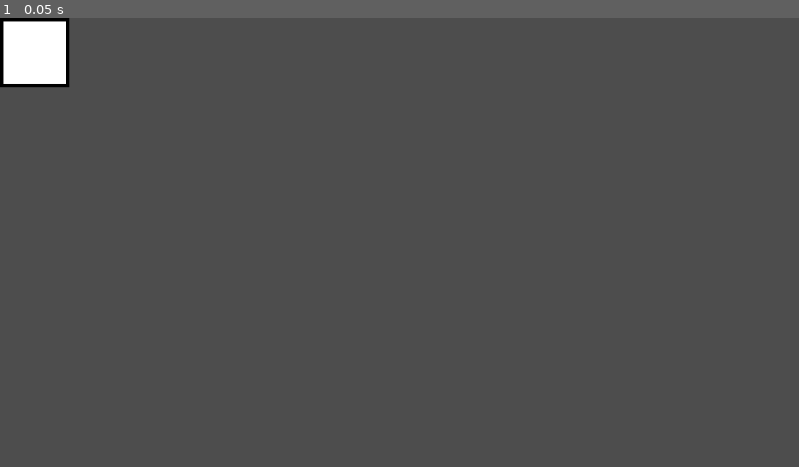
Above: before the commit, frame 1.
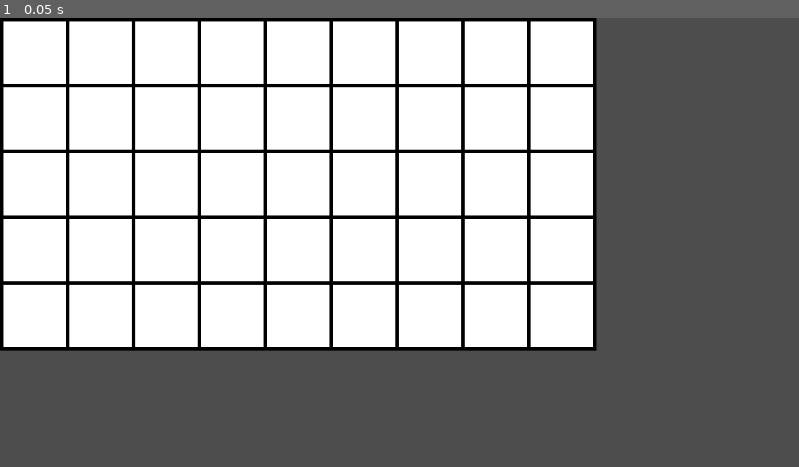
Above: after the commit, the same moment.

Repository: AI-Sturdy-Group/seudo-tetris
Game: Godot game, scene res://Scenes/board.tscn
Same seed, same stepped clock (60 frames per second), same inputs: the game is played once before the commit and once after it. Before the commit the project starts from res://Scenes/cell.tscn.
Inputs:
- Up to frame 1 (0.05 s): no input

The runs differ from the first frame. In frame 1, 54% of the frame differs, in the area x 0-75%, y 0-75%.

Commit message:
Add 9x5 2d grid

Diff:
--- a/Scenes/board.gd
+++ b/Scenes/board.gd
@@ -3,6 +3,19 @@
 
 # Called when the node enters the scene tree for the first time.
 func _ready():
+	for j in range(5):
+		for i in range(9):
+			var cellScene = preload("res://Scenes/cell.tscn")
+			var cell_instance = cellScene.instantiate()
+			var cloneNode = cell_instance as Node2D
+			var new_node_x_position = 95*i
+			var new_node_y_position = 95*j
+			cloneNode.position.x = new_node_x_position
+			cloneNode.position.y = new_node_y_position
+			add_child(cloneNode)
+	print('ready')
+
+	print(self.get_child_count());
 	pass # Replace with function body.
 
 
--- a/Scenes/board.tscn
+++ b/Scenes/board.tscn
@@ -1,9 +1,6 @@
-[gd_scene load_steps=3 format=3 uid="uid://bv22kyk3ovsl5"]
+[gd_scene load_steps=2 format=3 uid="uid://bv22kyk3ovsl5"]
 
 [ext_resource type="Script" path="res://Scenes/board.gd" id="1_fhgfe"]
-[ext_resource type="PackedScene" uid="uid://cu8fgm3lvaa3u" path="res://Scenes/cell.tscn" id="2_alkm0"]
 
 [node name="Board" type="Node2D"]
 script = ExtResource("1_fhgfe")
-
-[node name="Cell" parent="." instance=ExtResource("2_alkm0")]
--- a/project.godot
+++ b/project.godot
@@ -11,7 +11,7 @@
 [application]
 
 config/name="Seudo-tetris"
-run/main_scene="res://Scenes/cell.tscn"
+run/main_scene="res://Scenes/board.tscn"
 config/features=PackedStringArray("4.2", "Mobile")
 config/icon="res://icon.svg"
 
